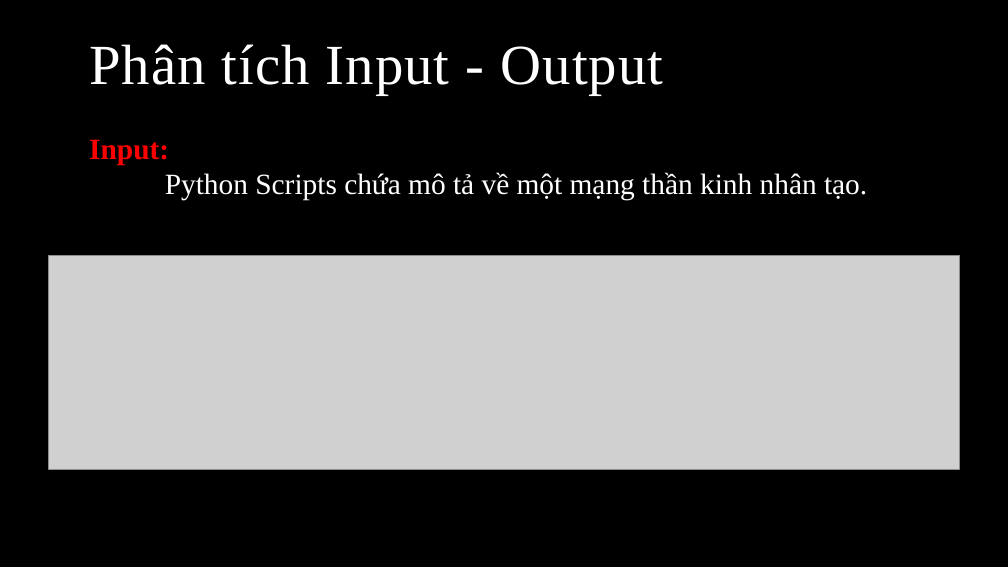
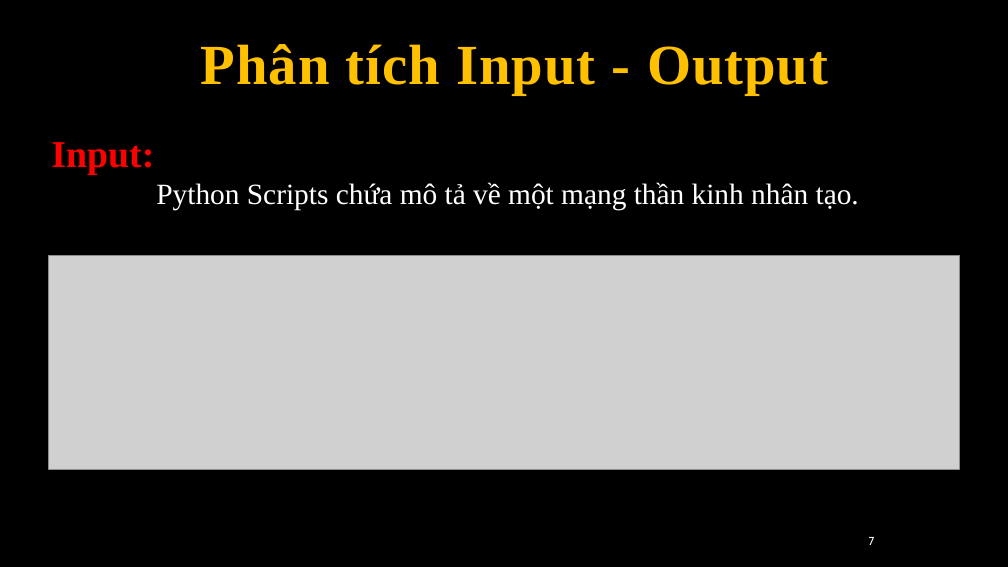
Before and after one commit to hqhoangvuong/DoAn1_CNTT, a slide deck: slide 8 of BaoCao.pptx (slide 13 before the commit). Drawn at 1008x567 pixels with LibreOffice and Linux fonts; fonts in the diff are those of the drawing; grey boxes stand for pictures; background and template pictures are left out. Boxes give left, top, right and bottom in pixels: in the first picture for what was removed or moved away, otherwise in the second. Text is boxed around its words. In the diff, an @@ line names an element or a change of style, - is before the commit and + after.

```diff
--- a/BaoCao.pptx
+++ b/BaoCao.pptx
@@ title "Phân tích Input - Output" at box(201, 44, 828, 95): text colour #FFFFFF to #FFC000, bold on; alignment left to centre @@
@@ text "Input:": place and size @@
-text "Input:" at box(89, 139, 867, 200)
+text "Input:" at box(51, 142, 859, 210)
@@ text at box(51, 142, 154, 175): size 28 to 36 pt in "Input:" @@
@@ page number added at box(869, 537, 875, 545), 11 pt, text #FFFFFF @@
+7
```
Also in this commit, not shown: 14 other slides changed, 8 slides removed, 4 other files.
